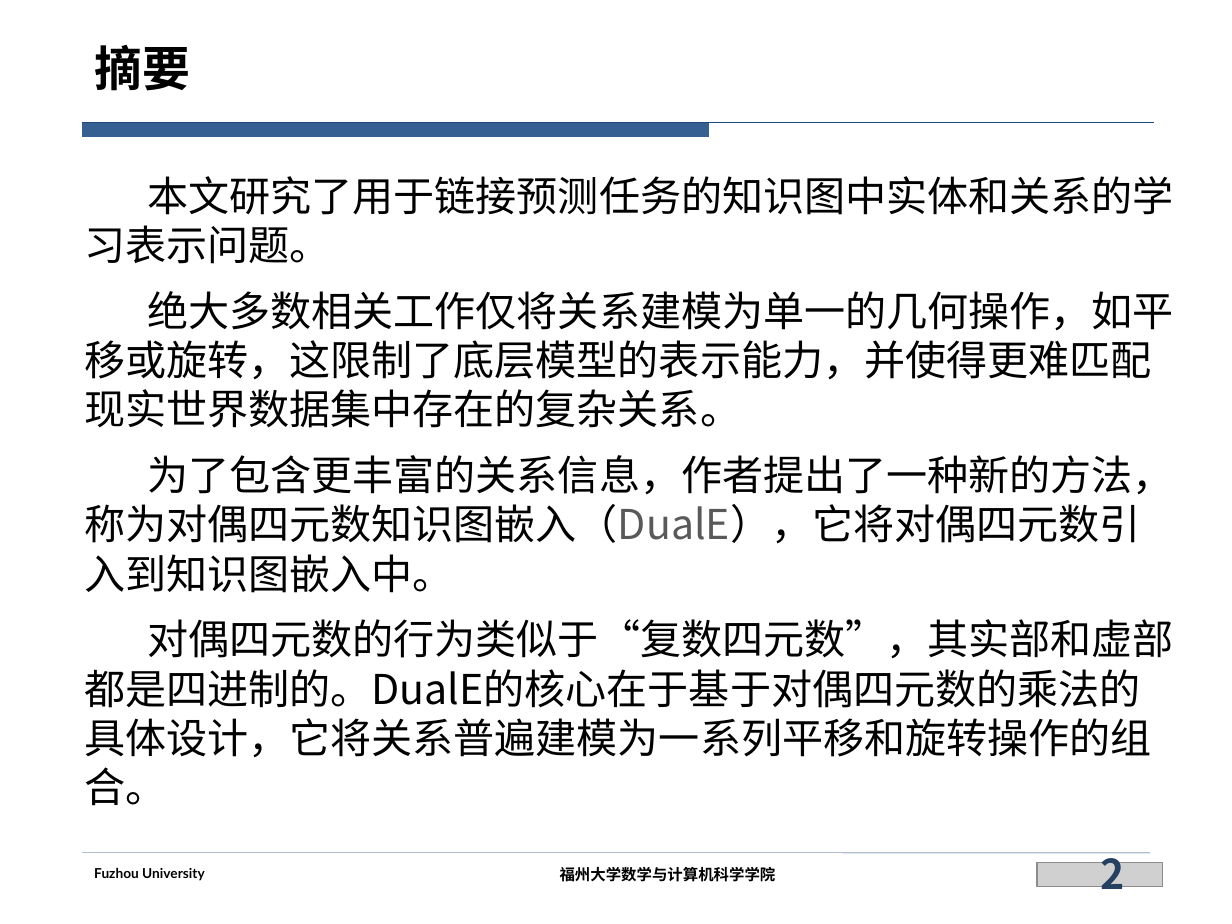
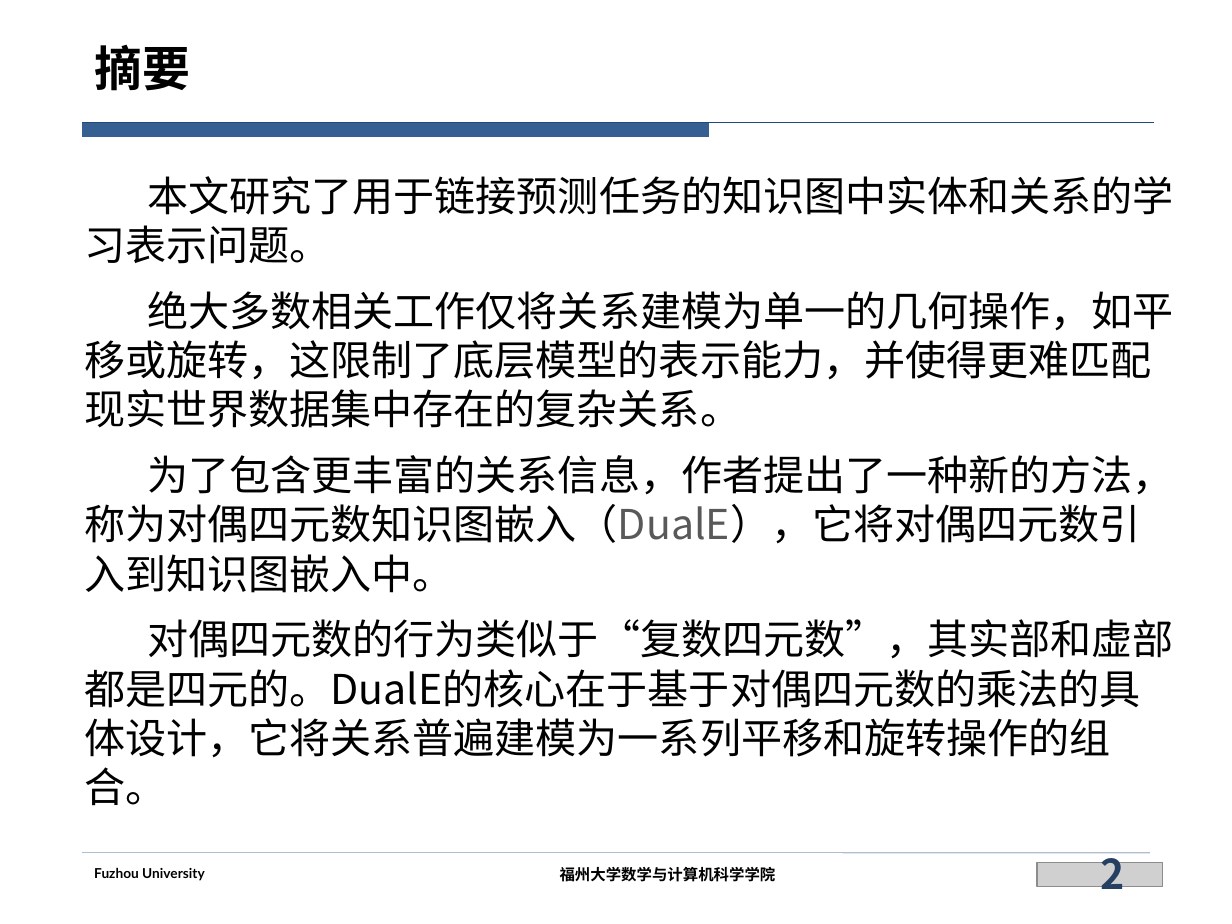
Before and after one commit to siberia0015/Paper-Report, a slide deck: slide 2 of 实验室/DualE/DualE.pptx. Drawn at 1232x924 pixels with LibreOffice and Linux fonts; fonts in the diff are those of the drawing; grey boxes stand for pictures; background and template pictures are left out. Boxes give left, top, right and bottom in pixels: in the first picture for what was removed or moved away, otherwise in the second. Text is boxed around its words. In the diff, an @@ line names an element or a change of style, - is before the commit and + after.

Commit message:
update DualE

```diff
--- a/实验室/DualE/DualE.pptx
+++ b/实验室/DualE/DualE.pptx
@@ text at (x1=84, y1=619, x2=1174, y2=806): text changed @@
-  对偶四元数的行为类似于“复数四元数”，其实部和虚部都是四进制的。DualE的核心在于基于对偶四元数的乘法的具体设计，它将关系普遍建模为一系列平移和旋转操作的组合。
+  对偶四元数的行为类似于“复数四元数”，其实部和虚部都是四元的。DualE的核心在于基于对偶四元数的乘法的具体设计，它将关系普遍建模为一系列平移和旋转操作的组合。
```
Also in this commit, not shown: 9 other slides changed, 3 slides added.
